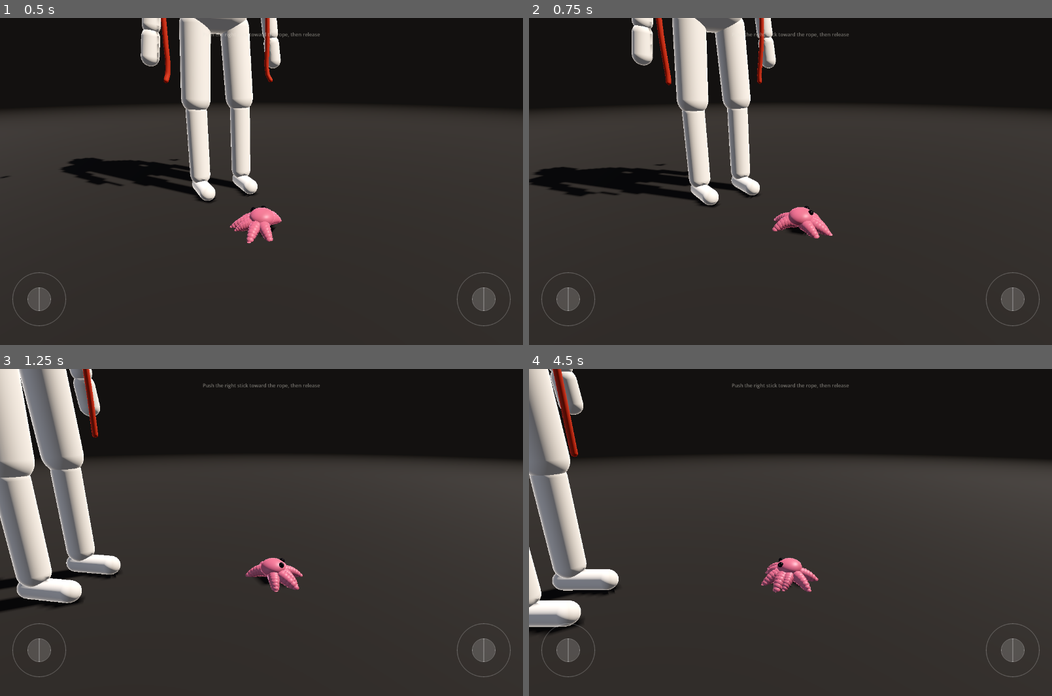
Above: before the commit, frames 1-4 (two rows, left to right).
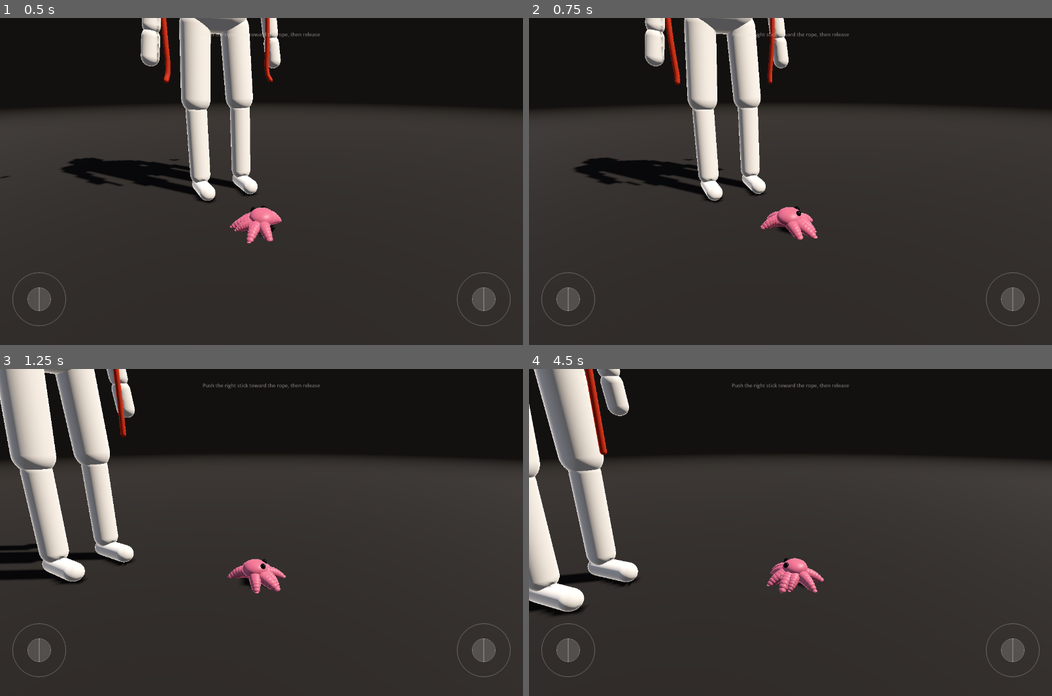
Above: after the commit, the same moments.

Repository: YoungSx/musubi
Game: Godot game, scene res://scenes/main/octopus_play.tscn
Same seed, same stepped clock (60 frames per second), same inputs: the game is played once before the commit and once after it.
Inputs (mouse positions are in pixels of both pictures, inside the frame that each line leads up to):
- Up to frame 1 (0.5 s): no input
- Up to frame 2 (0.75 s): tap Enter at 0.5 s; move the mouse to (905, 165) at 0.52 s; hold D (octopus_right) from 0.53 s (still down); tap Z at 0.6 s; click (905, 165) at 0.67 s
- Up to frame 3 (1.25 s): keep holding D (octopus_right); tap Space at 0.77 s
- Up to frame 4 (4.5 s): release D (octopus_right) at 1.25 s; drag from (685, 548) to (764, 597) at 1.27 s; move the mouse to (842, 460) at 2.02 s; hold D (octopus_right) 2.03-2.75 s; tap O at 2.1 s; drag from (764, 597) to (633, 483) at 2.77 s; move the mouse to (947, 581) at 3.52 s; hold A (octopus_left) 3.53-4.25 s; tap F at 3.6 s; tap Space at 3.77 s; drag from (633, 483) to (712, 450) at 4.27 s

Frame 1 is identical in both runs. In frame 2, 11% of the frame differs, in the area x 0-59%, y 0-68%; in frame 3, 16%, in the area x 0-58%, y 0-75%; in frame 4, 13%.

Commit message:
Refactor follow camera with Godot-native capabilities
- Replace linear angular clamp with Godot lerp_angle and exponential decay damping.
- Decouple lateral movement to eliminate the continuous spinning feedback loop.
- Replace discrete step clearance jumps with continuous SDF clearance refinement.
- Add directional spring-arm distance recovery with move_toward.
- Add forward look-ahead focus interpolation.
- Add unit tests for damping, clearance, spring recovery, and lateral hysteresis.

Diff:
--- a/scripts/octopus/octopus_camera.gd
+++ b/scripts/octopus/octopus_camera.gd
@@ -2,10 +2,16 @@
 extends RefCounted
 ## Third-person follow policy for the octopus.
 ##
-## It observes the body and the move intent and writes only through
-## CameraRig.apply_assisted_view(), the same policy-only seam the rope's
-## FollowCameraController uses. The rig keeps ownership of pose limits and
-## smoothing, so automatic motion can never masquerade as manual input.
+## Maximize reuse of Godot's built-in math and smoothing capabilities:
+## - lerp_angle() for shortest-arc angular interpolation without 360-degree wrapping bugs.
+## - Exponential decay damping (1.0 - exp(-damping * delta)) for organic, frame-rate independent easing.
+## - move_toward() for directional spring-arm distance recovery.
+## - Continuous SDF clearance refinement to eliminate discrete distance hopping.
+##
+## Mario Camera Philosophy:
+## - Decouples stick input from aggressive camera spinning (lazy follow on lateral motion).
+## - Look-ahead framing leading the player's movement direction.
+## - Soft collision avoidance with immediate pull-in on occlusion and smooth spring return.
 
 const MIN_CLEARANCE := 0.08
 
@@ -13,56 +19,135 @@
 var _rig: CameraRig
 var _collision: RopeCollision
 var _yaw := 0.0
+var _current_distance := 1.3
+var _look_ahead := Vector3.ZERO
+var _sustained_heading := Vector2.ZERO
+var _sustained_time := 0.0
 
 
 func configure(config: OctopusConfig, rig: CameraRig, collision: RopeCollision) -> void:
 	_config = config
 	_rig = rig
 	_collision = collision
-	_yaw = rig.get_target_yaw()
+	_yaw = rig.get_target_yaw() if rig != null else 0.0
+	_current_distance = rig.config.distance if rig != null and rig.config != null else 1.3
+	_look_ahead = Vector3.ZERO
+	_sustained_heading = Vector2.ZERO
+	_sustained_time = 0.0
 
 
-## Frames the body and eases the view behind sustained movement. Small stick
-## deflections hold the current yaw so fine positioning does not spin the view.
+## Frames the body and eases the view behind sustained movement.
 func update(delta: float, body: Vector3, up: Vector3, intent: Vector3) -> void:
 	if _rig == null or _config == null:
 		return
-	_yaw = _turn(_yaw, intent, _config, delta)
-	var focus := body + up * _config.focus_height
-	_rig.apply_assisted_view(focus, _clear_distance(focus, _yaw), _yaw)
+	if delta <= 0.0:
+		return
+
+	# 1. Update sustained movement tracking and yaw.
+	var flat := Vector2(intent.x, intent.z)
+	var speed := flat.length()
+	if speed >= _config.follow_turn_threshold and speed > 0.0001:
+		var heading := flat / speed
+		if _sustained_heading.is_zero_approx() or _sustained_heading.dot(heading) > 0.7:
+			_sustained_time += delta
+		else:
+			_sustained_time = 0.0
+		_sustained_heading = heading
+	else:
+		_sustained_time = 0.0
+		_sustained_heading = Vector2.ZERO
+
+	_yaw = _turn(_yaw, intent, _config, delta, _sustained_time)
+
+	# 2. Look-ahead focus calculation using Godot's Vector3.lerp.
+	var target_look_ahead := Vector3.ZERO
+	if speed >= _config.follow_turn_threshold and "follow_look_ahead" in _config and _config.follow_look_ahead > 0.0:
+		target_look_ahead = intent.normalized() * _config.follow_look_ahead
+	_look_ahead = _look_ahead.lerp(target_look_ahead, 1.0 - exp(-10.0 * delta))
+	var focus := body + up * _config.focus_height + _look_ahead
+
+	# 3. Continuous Spring-Arm distance avoidance and spring return.
+	var clear_dist := _find_clear_distance(focus, _yaw)
+	if clear_dist < _current_distance:
+		# Immediate pull-in to avoid penetrating geometry.
+		_current_distance = clear_dist
+	else:
+		# Smooth spring return outward.
+		var recovery_speed: float = _config.follow_distance_recovery_speed if "follow_distance_recovery_speed" in _config else 3.0
+		_current_distance = move_toward(_current_distance, clear_dist, recovery_speed * delta)
+
+	_rig.apply_assisted_view(focus, _current_distance, _yaw)
 
 
 func get_yaw() -> float:
 	return _yaw
 
 
-## Yaw that puts the camera behind a heading, rate-limited. Returns the current
-## yaw unchanged when the stick is near center.
-static func _turn(current: float, intent: Vector3, config: OctopusConfig, delta: float) -> float:
+## Yaw that puts the camera behind a heading using Godot's lerp_angle and exponential decay.
+static func _turn(current: float, intent: Vector3, config: OctopusConfig, delta: float, sustained_time := 1.0) -> float:
+	if delta <= 0.0:
+		return current
+
 	var flat := Vector2(intent.x, intent.z)
-	if flat.length() < config.follow_turn_threshold:
+	var speed := flat.length()
+	if speed < config.follow_turn_threshold or speed <= 0.0001:
 		return current
+
 	# CameraRig places the camera along +Z of its orbit basis, so the view sits
 	# behind a heading when the basis' +Z opposes it.
 	var desired := atan2(-flat.x, -flat.y)
+
+	# Directional alignment: forward movement eases camera immediately, while lateral
+	# or reverse movement requires sustained motion to prevent steering feedback loops.
+	var forward_dir := Vector2(-sin(current), -cos(current))
+	var dot := forward_dir.dot(flat / speed)
+	var turn_delay: float = config.follow_turn_delay if "follow_turn_delay" in config else 0.2
+	var alignment_weight := 1.0
+	if dot <= 0.0:
+		if turn_delay > 0.0:
+			alignment_weight = smoothstep(turn_delay, turn_delay + 0.3, sustained_time)
+		else:
+			alignment_weight = 1.0
+	elif dot < 0.5:
+		var lateral_weight: float = smoothstep(turn_delay, turn_delay + 0.3, sustained_time) if turn_delay > 0.0 else 1.0
+		alignment_weight = lerpf(lateral_weight, 1.0, dot * 2.0)
+
+	if alignment_weight <= 0.0001:
+		return current
+
+	# Exponential decay easing using Godot's built-in lerp_angle.
+	var damping: float = config.follow_turn_damping if "follow_turn_damping" in config else 6.0
+	var decay_weight: float = (1.0 - exp(-damping * delta)) * alignment_weight
+	var damped := lerp_angle(current, desired, decay_weight)
+
+	# Enforce maximum turn speed rate limit.
 	var limit := deg_to_rad(config.follow_turn_speed_degrees) * delta
-	return current + clampf(wrapf(desired - current, -PI, PI), -limit, limit)
+	var step := wrapf(damped - current, -PI, PI)
+	return current + clampf(step, -limit, limit)
 
 
-## Pulls the view in while its origin sits inside collision geometry. The rig
-## clamps the result to its own distance range.
-##
-## It deliberately does not dolly in on a blocked line of sight. The body clings
-## to the geometry that occludes it, so no distance along the same ray is clear;
-## trying drives the camera to its minimum and crops the figure and rope out of
-## frame, which costs more than the partial occlusion it was meant to fix.
-func _clear_distance(focus: Vector3, yaw: float) -> float:
+## Continuous spring-arm style clearance refinement.
+func _find_clear_distance(focus: Vector3, yaw: float) -> float:
+	if _rig == null or _rig.config == null:
+		return _current_distance
 	var distance := _rig.config.distance
 	if _collision == null:
 		return distance
-	for attempt in 4:
-		var origin := _rig.global_transform * CameraRig.compute_camera_transform(yaw, _rig.get_target_pitch(), distance, focus).origin
-		if _collision.get_clearance(origin) >= MIN_CLEARANCE:
-			return distance
-		distance *= 0.75
-	return distance
+
+	var pitch := _rig.get_target_pitch()
+	var min_dist := _rig.config.min_distance
+	for attempt in 6:
+		var origin := _rig.global_transform * CameraRig.compute_camera_transform(yaw, pitch, distance, focus).origin
+		var clearance := _collision.get_clearance(origin)
+		if clearance >= MIN_CLEARANCE:
+			break
+		var deficit := MIN_CLEARANCE - clearance
+		distance = maxf(min_dist, distance - maxf(deficit, 0.02))
+		if distance <= min_dist:
+			break
+	return clampf(distance, min_dist, _rig.config.distance)
+
+
+## Backward-compatible helper for clearance check.
+func _clear_distance(focus: Vector3, yaw: float) -> float:
+	return _find_clear_distance(focus, yaw)
--- a/scripts/octopus/octopus_config.gd
+++ b/scripts/octopus/octopus_config.gd
@@ -58,6 +58,14 @@
 @export_range(0.0, 360.0, 1.0, "suffix:deg/s") var follow_turn_speed_degrees: float = 90.0
 ## Stick magnitude below which the view holds its current yaw.
 @export_range(0.0, 1.0, 0.01) var follow_turn_threshold: float = 0.4
+## Exponential decay damping factor for smooth yaw easing using lerp_angle.
+@export_range(0.5, 20.0, 0.1) var follow_turn_damping: float = 6.0
+## Seconds of consistent directional movement required before the camera eases behind sideways/turning movement.
+@export_range(0.0, 1.0, 0.01, "suffix:s") var follow_turn_delay: float = 0.2
+## Forward look-ahead distance along movement direction (meters).
+@export_range(0.0, 0.5, 0.01, "suffix:m") var follow_look_ahead: float = 0.08
+## Rate at which distance springs back after being pushed in by collision (m/s).
+@export_range(0.5, 20.0, 0.5, "suffix:m/s") var follow_distance_recovery_speed: float = 3.0
 
 
 func get_reach_distance() -> float:
--- a/tests/unit/test_octopus_camera.gd
+++ b/tests/unit/test_octopus_camera.gd
@@ -80,6 +80,124 @@
 	assert_near(rig.get_target_distance(), rig.config.distance, "the framing distance is held")
 
 
+func test_smooth_angular_damping_decelerates_near_target() -> void:
+	var rig := _rig()
+	var camera := _camera(rig, null)
+	var config := load("res://data/octopus/default_octopus.tres") as OctopusConfig
+	# Start with a small angular difference (15 degrees) where damping is below the max speed clamp
+	var initial_yaw := deg_to_rad(15.0)
+	var delta := 1.0 / 60.0
+	var step1 := absf(OctopusCamera._turn(initial_yaw, Vector3.FORWARD, config, delta) - initial_yaw)
+	var step2 := absf(OctopusCamera._turn(initial_yaw * 0.5, Vector3.FORWARD, config, delta) - (initial_yaw * 0.5))
+	assert_true(step2 < step1, "angular speed decreases smoothly as view approaches target heading")
+
+
+func test_lateral_movement_delays_camera_spin_preventing_feedback_loop() -> void:
+	var rig := _rig()
+	var camera := _camera(rig, null)
+	var initial_yaw := camera.get_yaw()
+	# The camera initially faces -Z (yaw -25 deg). Moving along +Z is behind the camera (dot < 0).
+	# A single frame of lateral/reverse intent must hold yaw to avoid spinning feedback.
+	camera.update(1.0 / 60.0, Vector3.ZERO, Vector3.UP, Vector3.BACK)
+	assert_near(camera.get_yaw(), initial_yaw, "instant lateral/reverse motion holds yaw to prevent spin loop")
+
+
+func test_sustained_lateral_movement_eventually_follows_after_delay() -> void:
+	var rig := _rig()
+	var camera := _camera(rig, null)
+	var initial_yaw := camera.get_yaw()
+	# Walk right continuously for 60 frames (1.0s > follow_turn_delay + 0.3s)
+	for i in 60:
+		camera.update(1.0 / 60.0, Vector3.ZERO, Vector3.UP, Vector3.RIGHT)
+	assert_true(absf(wrapf(camera.get_yaw() - initial_yaw, -PI, PI)) > 0.1, "sustained lateral motion eventually eases camera behind heading")
+
+
+func test_zero_threshold_and_zero_intent_does_not_produce_nan_or_turn() -> void:
+	var rig := _rig()
+	var config := load("res://data/octopus/default_octopus.tres").duplicate() as OctopusConfig
+	config.follow_turn_threshold = 0.0
+	var camera := OctopusCamera.new()
+	camera.configure(config, rig, null)
+	var initial_yaw := camera.get_yaw()
+	for i in 30:
+		camera.update(1.0 / 60.0, Vector3.ZERO, Vector3.UP, Vector3.ZERO)
+	assert_true(is_finite(camera.get_yaw()), "yaw remains finite")
+	assert_near(camera.get_yaw(), initial_yaw, "stationary character does not turn or produce NaN")
+
+
+func test_continuous_clearance_avoids_discrete_step_jumps() -> void:
+	var rig := _rig()
+	var focus := Vector3(0.0, 0.5, 0.0)
+	var origin := rig.global_transform * CameraRig.compute_camera_transform(rig.get_target_yaw(), rig.get_target_pitch(), 1.3, focus).origin
+
+	var sphere_radius := 0.2
+	var part := MannequinPart.new()
+	part.primitive = MannequinPart.Primitive.SPHERE
+	part.radius = sphere_radius
+	var camera_dir := (origin - focus).normalized()
+	# Center sphere so origin is penetrated by 3cm
+	part.position = origin + camera_dir * (sphere_radius - 0.03)
+
+	var config := MannequinConfig.new()
+	config.parts = [part]
+	var collision := RopeCollision.new()
+	collision.floor_enabled = false
+	collision.configure(config)
+
+	var camera := _camera(rig, collision)
+	camera.update(0.1, focus, Vector3.UP, Vector3.ZERO)
+	var new_dist := rig.get_target_distance()
+
+	# Under old discrete stepping: 1.3 * 0.75 = 0.975m (a 0.325m jump).
+	# Under continuous stepping: distance adjusts by only ~0.11m (0.08 - (-0.03)), so new_dist > 1.10m.
+	assert_true(new_dist > 1.10, "continuous clearance avoids 25% discrete step jumping")
+	assert_true(new_dist < 1.30, "and clears the required deficit")
+
+
+func test_distance_springs_back_smoothly_after_obstacle_cleared() -> void:
+	var part := MannequinPart.new()
+	part.primitive = MannequinPart.Primitive.SPHERE
+	part.radius = 1.2
+	part.position = Vector3(0.0, 0.5, 1.2)
+	var config := MannequinConfig.new()
+	config.parts = [part]
+	var collision := RopeCollision.new()
+	collision.floor_enabled = false
+	collision.configure(config)
+	var rig := _rig()
+	var camera := _camera(rig, collision)
+	var body := Vector3(0.0, 0.5, 0.0)
+
+	# 1. Obstacle pushes camera in
+	camera.update(0.1, body, Vector3.UP, Vector3.ZERO)
+	var pushed_distance := rig.get_target_distance()
+	assert_true(pushed_distance < 1.3, "obstacle pushes camera in")
+
+	# 2. Clear the obstacle
+	config.parts = []
+	collision.configure(config)
+
+	# 3. Next small frame does not snap immediately to 1.3, but springs outward
+	camera.update(1.0 / 60.0, body, Vector3.UP, Vector3.ZERO)
+	var recovering_distance := rig.get_target_distance()
+	assert_true(recovering_distance > pushed_distance, "camera begins recovering outward")
+	assert_true(recovering_distance < 1.3, "camera does not snap/pop out in a single frame")
+
+
+func test_look_ahead_leads_movement_intent() -> void:
+	var rig := _rig()
+	var camera := _camera(rig, null)
+	var body := Vector3(0.0, 0.5, 0.0)
+	camera.update(0.1, body, Vector3.UP, Vector3.ZERO)
+	var resting_focus := rig.get_target_focus()
+
+	# Move forward along -Z
+	for i in 30:
+		camera.update(1.0 / 60.0, body, Vector3.UP, Vector3.FORWARD)
+	var forward_focus := rig.get_target_focus()
+	assert_true(forward_focus.z < resting_focus.z, "moving forward shifts focus ahead in movement direction")
+
+
 func _rig() -> CameraRig:
 	var rig := load("res://scenes/camera/camera_rig.tscn").instantiate() as CameraRig
 	rig.config = load("res://data/camera/octopus_camera.tres")
